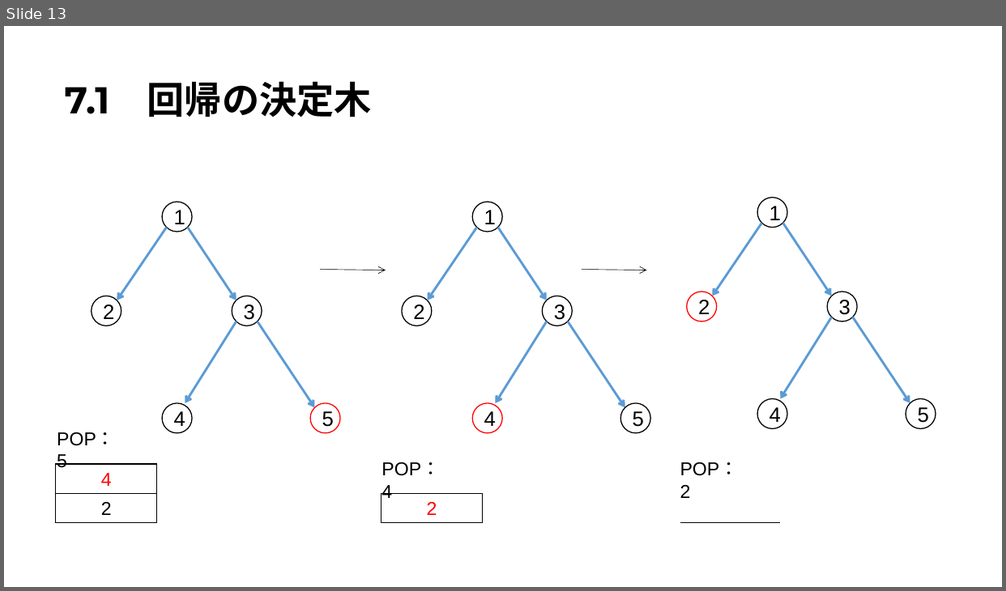
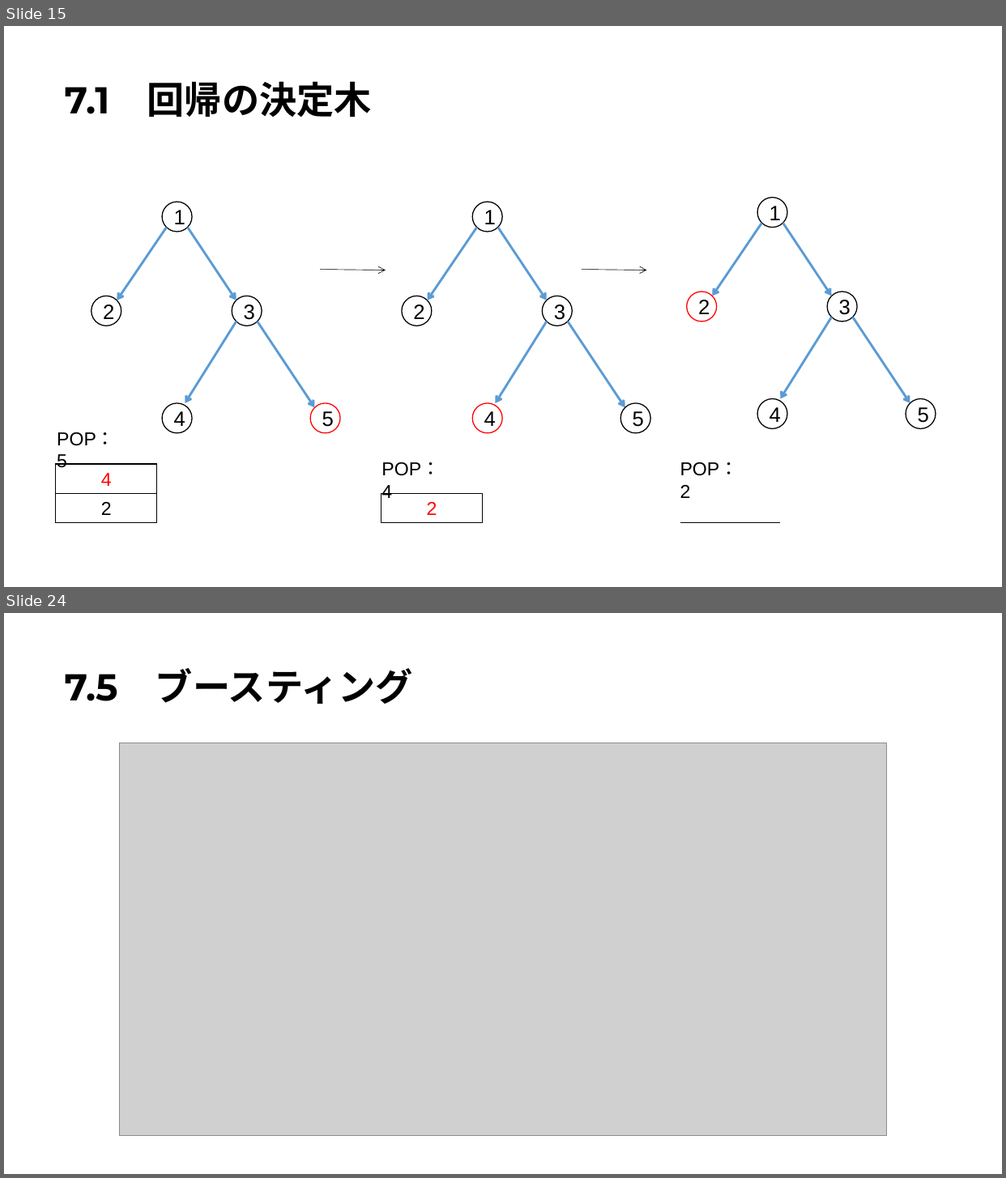
Before and after one commit to Harrry1206/-Graduation-research2, a slide deck: 第7章決定木.pptx. Shown one above the other, each under a label of ours: slide 13 before the commit, slides 15 and 24 after it; the slides between them are not shown. The pictures are 1006x591 and 1006x1178 pixels, drawn with LibreOffice and Linux fonts; fonts in the diff are those of the drawing; grey boxes stand for pictures. Boxes give left, top, right and bottom in pixels: in the first picture for what was removed or moved away, otherwise in the second. Text is boxed around its words. In the diff, an @@ line names an element or a change of style, - is before the commit and + after.

```diff
--- a/第7章決定木.pptx
+++ b/第7章決定木.pptx
@@ slide 24 added at (4, 613, 1002, 1174), background #FFFFFF @@
@@ title added at (65, 668, 413, 704), 36 pt, text #000000, bold @@
+7.5 ブースティング
@@ picture added at (120, 743, 887, 1135) @@
@@ what was slide 13 is now slide 15 @@
```
Also in this commit, not shown: 3 slides changed, 9 other slides added.
